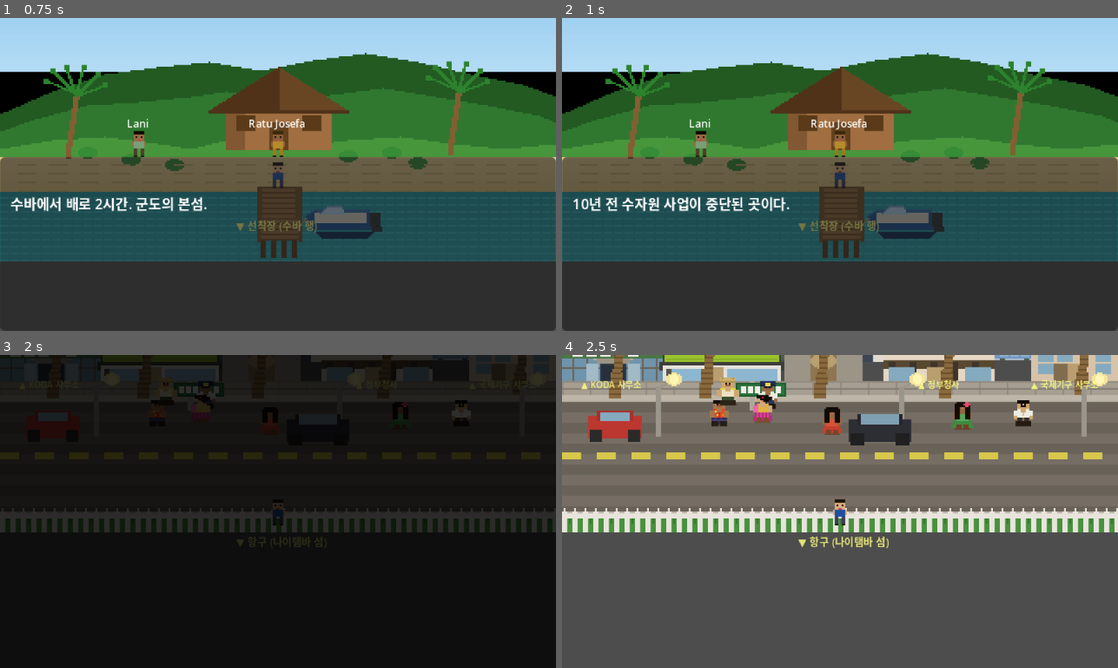
Above: before the commit, frames 1-4 (two rows, left to right).
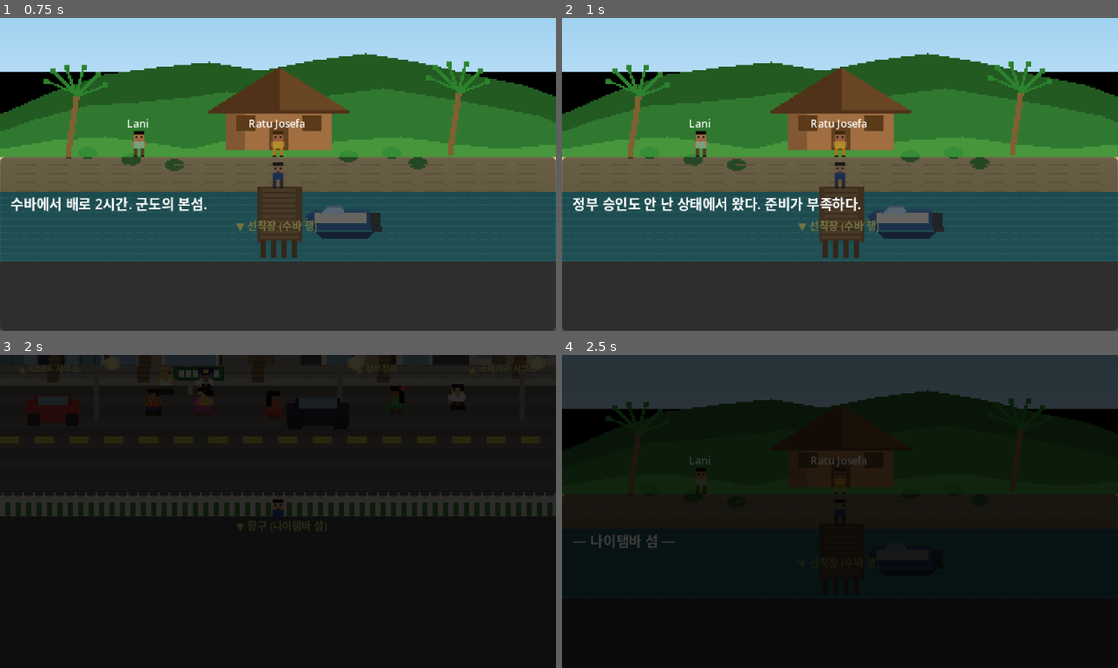
Above: after the commit, the same moments.

Repository: amnotyoung/idc-game
Game: Godot game, scene res://scenes/world/naitamba_island.tscn
Same seed, same stepped clock (60 frames per second), same inputs: the game is played once before the commit and once after it. This scene is started directly instead of the project's main scene.
Inputs:
- Up to frame 1 (0.75 s): tap Enter (ui_accept) at 0.5 s; hold Right (ui_right) from 0.53 s (still down)
- Up to frame 2 (1 s): keep holding Right (ui_right); tap Enter (ui_accept) at 0.77 s
- Up to frame 3 (2 s): tap Enter (ui_accept) at 1.25, 1.52 s; release Right (ui_right) at 1.28 s; hold Down (ui_down) from 1.28 s (still down)
- Up to frame 4 (2.5 s): release Down (ui_down) at 2.03 s; hold Right (ui_right) from 2.03 s (still down)

Frame 1 is identical in both runs. In frame 2, 1.4% of the frame differs, in the area x 1-54%, y 57-62%; in frame 3, 6.4%; in frame 4, 99%, in the area x 0-100%, y 0-100%.

Commit message:
auto: update chapter3_island.gd
Co-Authored-By: Claude Opus 4.6 (1M context) <noreply@anthropic.com>

Diff:
--- a/scripts/world/chapter3_island.gd
+++ b/scripts/world/chapter3_island.gd
@@ -10,7 +10,11 @@
 	if not TrustManager.has_flag("ch3_arrived"):
 		# 첫 방문 — 세부세부 전까지 Lani와 대화 불가
 		lani.dialogue_id = ""
-		DialogueManager.start("ch3_arrive")
+		if TrustManager.has_flag("ch2_timoci_met"):
+			DialogueManager.start("ch3_arrive")
+		else:
+			# 정부청사 안 가고 섬부터 온 경우
+			DialogueManager.start("ch3_arrive_early")
 	elif TrustManager.has_flag("ch3_visited"):
 		# 재방문 — 결말에 따라 복원
 		if TrustManager.has_flag("ch3_good_ending"):
